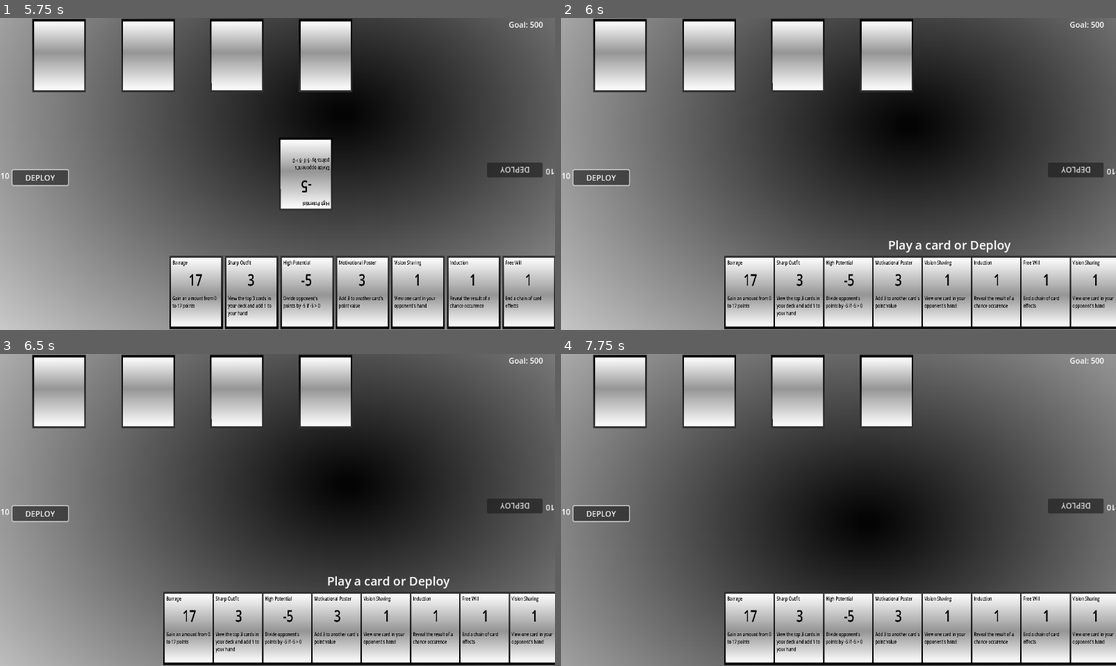
Above: before the commit, frames 1-4 (two rows, left to right).
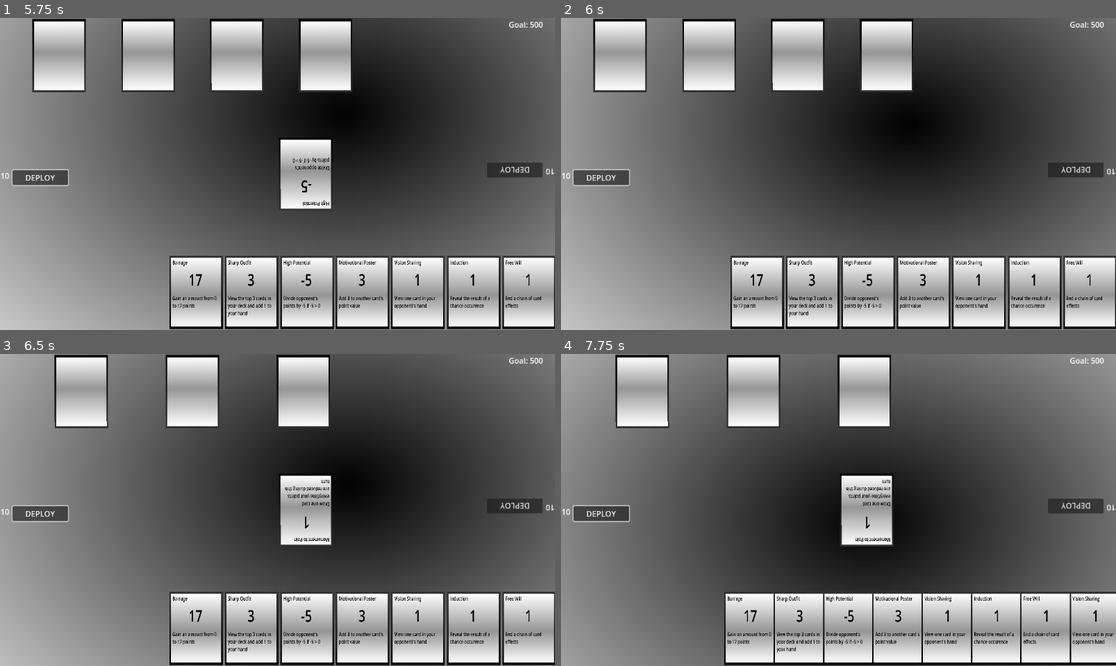
Above: after the commit, the same moments.

Repository: Odeguy/cardgameagain
Game: Godot game, scene res://menu.tscn
Two runs of this game, one before a commit and one after it. Both use one fixed random seed, a clock stepped at 60 frames per second and the inputs below.
Inputs (mouse positions are in pixels of both pictures, inside the frame that each line leads up to):
- Up to frame 1 (5.75 s): click "PLAY" at 0.5 s; click "DEPLOY" at 1.25 s; click "DEPLOY" at 2 s; click "DEPLOY" at 2.75 s; tap Enter at 3.5 s; move the mouse to (399, 158) at 3.52 s; click (399, 158) at 3.67 s; tap Space at 4.25 s; move the mouse to (166, 189) at 4.27 s; click (166, 189) at 4.42 s; move the mouse to (333, 105) at 5.02 s; click (333, 105) at 5.17 s
- Up to frame 2 (6 s): tap Enter at 5.75 s; move the mouse to (810, 236) at 5.77 s; click (810, 236) at 5.92 s
- Up to frame 3 (6.5 s): no input
- Up to frame 4 (7.75 s): move the mouse to (1005, 556) at 6.52 s; click (1005, 556) at 6.67 s; tap Space at 7.25 s; move the mouse to (672, 463) at 7.27 s; click (672, 463) at 7.42 s

Frame 1 is identical in both runs. In frame 2, 4.0% of the frame differs, in the area x 29-100%, y 71-100%; in frame 3, 15%, in the area x 5-100%, y 0-100%; in frame 4, 11%.

Commit message:
fixed queue issue

Diff:
--- a/game_script.gd
+++ b/game_script.gd
@@ -73,7 +73,7 @@
 func play():
 	new_turn()
 	turn_count += 1
-	for i in range(3): #3 plays, 0 - 2
+	for i in range(4): #3 plays, 0 - 2
 		if turn:
 			if turn_count > 2: player.draw_card()
 			if await make_play_or_deploy(): break
@@ -111,12 +111,18 @@
 	show_card_queue()
 	chosen_card = null
 	deploy = false
-	var prompt = text_prompt("Play a card or Deploy")
+	var prompt
 	player.get_end_turn_button().pressed.connect(_on_deploy_pressed.bind())
-	while chosen_card == null and !deploy:
-		await get_tree().process_frame
+	if card_queue.size() == 3:
+		prompt = text_prompt("Deploy")
+		while !deploy:
+			await get_tree().process_frame
+	else:
+		prompt = text_prompt("Play a card or Deploy")
+		while chosen_card == null and !deploy:
+			await get_tree().process_frame
 	prompt.queue_free()
-	if (chosen_card != null and card_queue.size() == 2) or deploy:
+	if deploy:
 		await deploy_queue()
 		return true
 	return false
